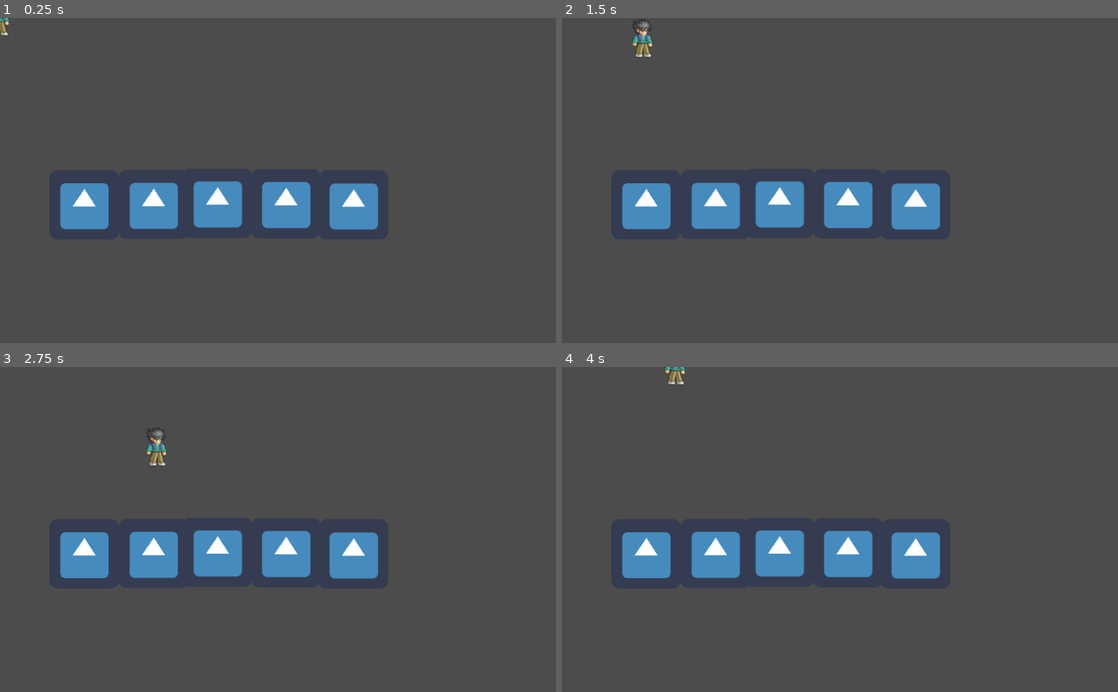
Above: before the commit, frames 1-4 (two rows, left to right).
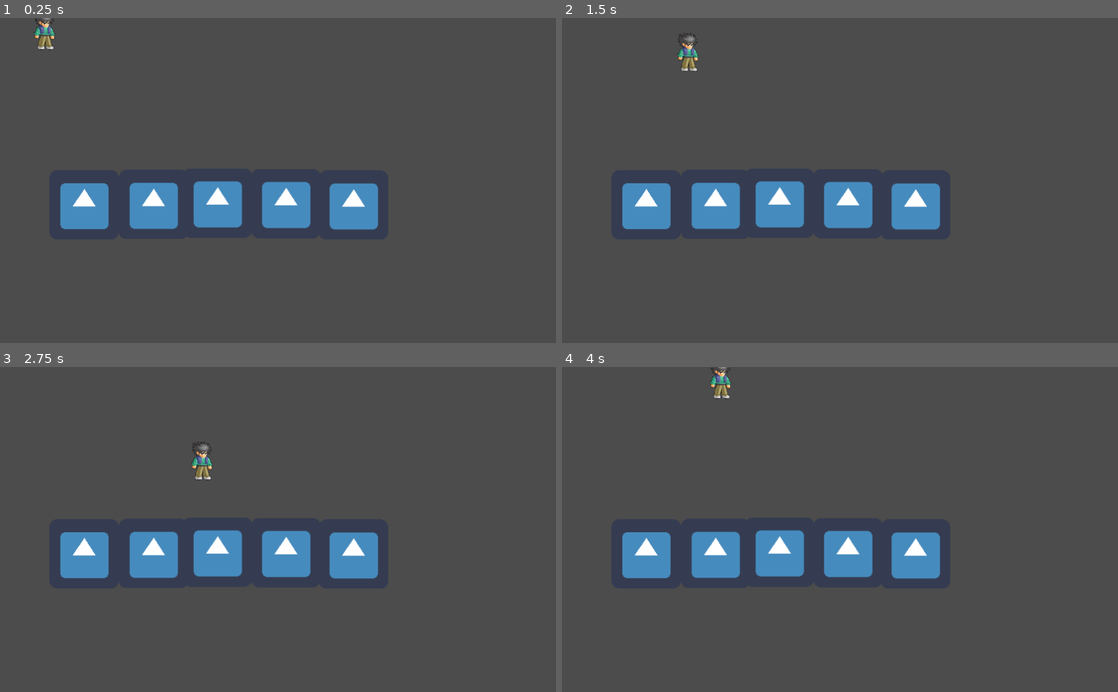
Above: after the commit, the same moments.

Repository: Anatolij-Grigorjev/Godot32dBeatemUpTest
Game: Godot game, scene res://stages/test/test_stage.tscn
Two runs of this game, one before a commit and one after it. Both use one fixed random seed, a clock stepped at 60 frames per second and the inputs below. The project has no main scene, so this scene is started directly. The engine's default icon, where the game draws it, is replaced by a stand-in: a white triangle on a blue panel in a dark square.
Inputs:
- Up to frame 1 (0.25 s): no input
- Up to frame 2 (1.5 s): tap Enter at 0.5 s; hold D (move_right) 0.53-1.28 s; hold S (move_down) from 1.28 s (still down)
- Up to frame 3 (2.75 s): release S (move_down) at 2.03 s; hold D (move_right) from 2.03 s (still down)
- Up to frame 4 (4 s): release D (move_right) at 2.78 s; hold W (move_up) 2.78-3.53 s; hold A (move_left) from 3.53 s (still down)

The runs differ from the first frame. In frame 1, 0.3% of the frame differs, in the area x 0-10%, y 0-10%; in frame 2, 0.5%; in frame 3, 0.5%, in the area x 26-39%, y 18-35%; in frame 4, 0.4%.

Commit message:
experiment with physical collision layers

Diff:
--- a/game/characters/dennis/dennis.tscn
+++ b/game/characters/dennis/dennis.tscn
@@ -1,20 +1,25 @@
-[gd_scene load_steps=4 format=2]
+[gd_scene load_steps=5 format=2]
 
 [ext_resource path="res://characters/char_move.gd" type="Script" id=1]
 [ext_resource path="res://characters/dennis/dennis_0.png" type="Texture" id=2]
 
-[sub_resource type="CapsuleShape2D" id=1]
+[sub_resource type="RectangleShape2D" id=1]
 
 custom_solver_bias = 0.0
-radius = 17.0371
-height = 40.2929
+extents = Vector2( 17.463, 7.20914 )
+
+[sub_resource type="CapsuleShape2D" id=2]
+
+custom_solver_bias = 0.0
+radius = 15.6178
+height = 32.458
 
 [node name="dennis" type="KinematicBody2D"]
 
 position = Vector2( 400, 400 )
 input_pickable = false
-collision_layer = 4
-collision_mask = 4
+collision_layer = 1
+collision_mask = 1
 collision/safe_margin = 0.08
 script = ExtResource( 1 )
 _sections_unfolded = [ "Collision", "Transform", "Z Index" ]
@@ -27,7 +32,21 @@
 hframes = 10
 _sections_unfolded = [ "Animation", "Region" ]
 
-[node name="body" type="CollisionShape2D" parent="." index="1"]
+[node name="feet" type="CollisionShape2D" parent="." index="1"]
 
-position = Vector2( -0.283875, -2.27103 )
+position = Vector2( -0.283905, 28.8138 )
 shape = SubResource( 1 )
+
+[node name="body" type="KinematicBody2D" parent="." index="2"]
+
+position = Vector2( -0.141968, 0.567749 )
+input_pickable = false
+collision_layer = 6
+collision_mask = 4
+collision/safe_margin = 0.08
+_sections_unfolded = [ "Collision", "collision" ]
+
+[node name="collider" type="CollisionShape2D" parent="body" index="0"]
+
+position = Vector2( -0.993561, -3.9743 )
+shape = SubResource( 2 )
--- a/game/stages/test/test_stage.tscn
+++ b/game/stages/test/test_stage.tscn
@@ -1,58 +1,40 @@
-[gd_scene load_steps=5 format=2]
+[gd_scene load_steps=3 format=2]
 
 [ext_resource path="res://stages/test/test_wall_block.tscn" type="PackedScene" id=1]
-[ext_resource path="res://characters/char_feet_follow.gd" type="Script" id=2]
-[ext_resource path="res://characters/dennis/dennis.tscn" type="PackedScene" id=3]
-
-[sub_resource type="RectangleShape2D" id=1]
-
-custom_solver_bias = 0.0
-extents = Vector2( 19.2206, 7.0054 )
+[ext_resource path="res://characters/dennis/dennis.tscn" type="PackedScene" id=2]
 
 [node name="root" type="Node2D" index="0"]
 
 [node name="block" parent="." index="0" instance=ExtResource( 1 )]
 
 position = Vector2( 155, 344.929 )
+collision_layer = 5
+collision_mask = 7
 
 [node name="block2" parent="." index="1" instance=ExtResource( 1 )]
 
 position = Vector2( 400.597, 341.654 )
+collision_layer = 5
+collision_mask = 7
 
 [node name="block3" parent="." index="2" instance=ExtResource( 1 )]
 
 position = Vector2( 526.671, 342.746 )
+collision_layer = 5
+collision_mask = 7
 
 [node name="block4" parent="." index="3" instance=ExtResource( 1 )]
 
 position = Vector2( 651.107, 345.474 )
+collision_layer = 5
+collision_mask = 7
 
 [node name="block5" parent="." index="4" instance=ExtResource( 1 )]
 
 position = Vector2( 282.71, 344.383 )
+collision_layer = 5
+collision_mask = 7
 
-[node name="char_node" type="Node2D" parent="." index="5"]
+[node name="dennis" parent="." index="5" instance=ExtResource( 2 )]
 
-script = ExtResource( 2 )
-_sections_unfolded = [ "Transform" ]
-
-[node name="dennis" parent="char_node" index="0" instance=ExtResource( 3 )]
-
-position = Vector2( 0, 0 )
-
-[node name="feet" type="StaticBody2D" parent="char_node" index="1"]
-
-position = Vector2( 0, 30 )
-input_pickable = false
-collision_layer = 1
-collision_mask = 1
-constant_linear_velocity = Vector2( 0, 0 )
-constant_angular_velocity = 0.0
-friction = 1.0
-bounce = 0.0
-_sections_unfolded = [ "Collision", "Transform" ]
-
-[node name="collider" type="CollisionShape2D" parent="char_node/feet" index="0"]
-
-shape = SubResource( 1 )
-_sections_unfolded = [ "Transform" ]
+position = Vector2( 84.0363, 25.6777 )
